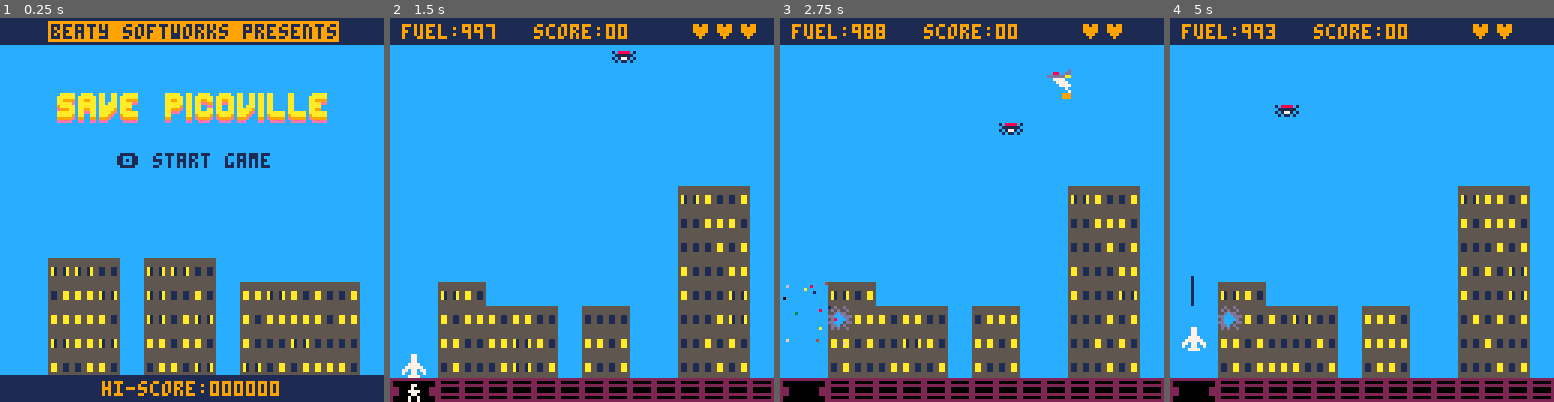
Above: before the commit, frames 1-4 (left to right).
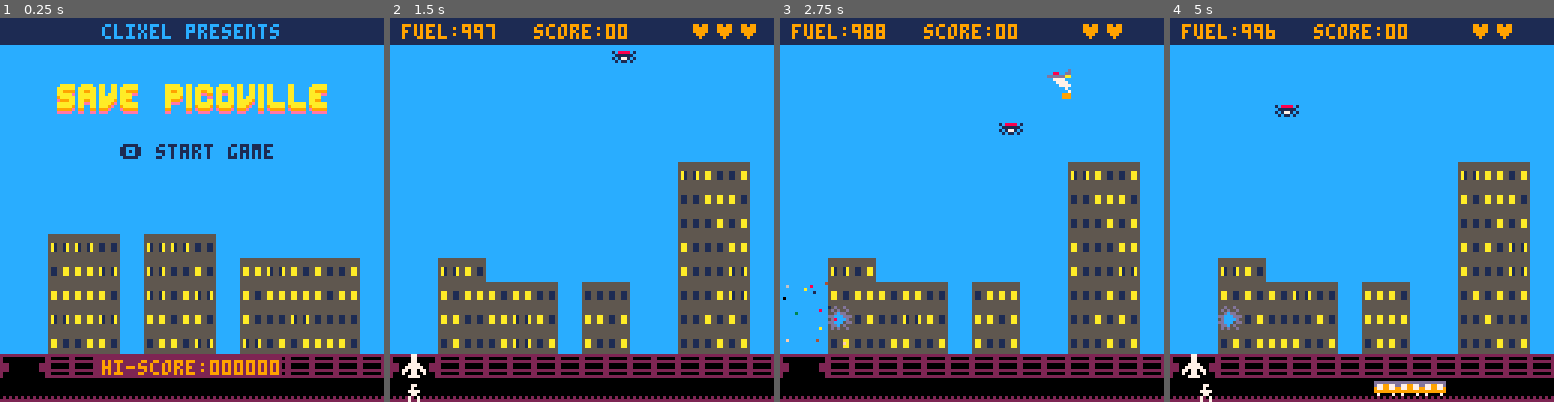
Above: after the commit, the same moments.

Repository: natebeaty/savepicoville
Game: PICO-8 cartridge savepicoville.p8
The game is run twice, just before and just after one commit, with the same random seed, the same clock (stepped at 60 frames per second) and the same inputs.
Inputs:
- Up to frame 1 (0.25 s): no input
- Up to frame 2 (1.5 s): tap X (X key) at 0.33, 1.07 s; tap O (Z key) at 0.7 s
- Up to frame 3 (2.75 s): hold Right 1.6-2.1 s; tap O (Z key) at 1.7, 2.1, 2.5 s; tap X (X key) at 1.85 s; hold Up 2.15-2.42 s; hold Right from 2.47 s (still down)
- Up to frame 4 (5 s): tap O (Z key) every 0.4 s from 2.9 to 4.9 s; tap X (X key) at 2.97, 4.08 s; release Right at 3.03 s; hold Left 3.08-3.58 s; hold Down 3.63-3.97 s; hold Right 4.02-4.68 s; hold Up from 4.73 s (still down)

The runs differ from the first frame. In frame 1, 26% of the frame differs, in the area x 0-100%, y 0-100%; in frame 2, 15%; in frame 3, 15%; in frame 4, 15%.

Commit message:
add train and extra subway row to walk in, adjust items to move one row up from bottom

Diff:
--- a/buildings.lua
+++ b/buildings.lua
@@ -8,7 +8,7 @@
       for h=1,buildings[i].height do
         for w=1,buildings[i].width do
           local mx=buildings[i].x+w
-          local my=14-buildings[i].height+h
+          local my=13-buildings[i].height+h
           local map_sprite=mget(mx,my)
           if (chk==1 or rnd()>0.98) and fget(map_sprite,1) and not fget(map_sprite,2) then
             mset(mx,my,flr(rnd(5))+1)
@@ -23,8 +23,8 @@
 function make_buildings()
   rumblingrows={}
   -- reset all building tiles to sky
-  for x=0,16 do
-    for y=0,14 do
+  for x=2,16 do
+    for y=0,13 do
       mset(x,y,8)
     end
   end
@@ -44,7 +44,7 @@
     lastx=lastx+building.width+(flr(rnd(3)))
     for n=1,building.height do
       for x=1,building.width do
-        mset(building.x+x,15-n,flr(rnd(5))+1)
+        mset(building.x+x,14-n,flr(rnd(5))+1)
       end
     end
     peopleleft+=building.height*building.width
@@ -107,7 +107,7 @@
     for i=1,building.height do
       rowbusted=true
       for j=1,building.width do
-        local map_sprite=mget(building.x+j,14-building.height+i)
+        local map_sprite=mget(building.x+j,13-building.height+i)
         -- any undamaged pieces? row is not busted
         if not fget(map_sprite,2) then
           rowbusted=false
@@ -132,14 +132,14 @@
   end
   obj.draw=function(this)
     local sprite=24
-    if (this.t>this.delay+10) then
-      if this.t%3<2 then sprite=28 else sprite=29 end
-    elseif (this.t>this.delay+5) then
+    if (this.t>this.delay+6) then
       if this.t%3<2 then sprite=26 else sprite=27 end
+    elseif (this.t>this.delay+3) then
+      if this.t%3<2 then sprite=24 else sprite=25 end
     else
-      if this.t%3<2 then sprite=24 else sprite=25 end
+      if this.t%3<2 then sprite=22 else sprite=23 end
     end
-    -- screen_shake(0.005)
+    -- screen_shake(0.05)
     pset(this.x+rnd(10)-1,this.y+rnd(10)-1,1)
     pset(this.x+rnd(10)-1,this.y+rnd(10)-1,10)
     spr(sprite,this.x,this.y)
@@ -155,9 +155,9 @@
         sfx(11)
         for j=1,obj.building.width do
           local mx=obj.building.x+j
-          local my=14-obj.building.height+i
+          local my=13-obj.building.height+i
           mset(mx,my,8)
-          add(rumblingrows,new_rumblingrow(mx*8,my*8,i*10))
+          add(rumblingrows,new_rumblingrow(mx*8,my*8,i*6))
         end
         -- any undamaged brick left?
         peopleleft-=obj.building.width
@@ -166,7 +166,7 @@
       obj.building.height-=obj.rowbusted
     end
     -- you killed picoville!
-    if (peopleleft<=0) game_over()
+    if (peopleleft<=0 and mode=="game") game_over()
     buildingcrash={}
   end
 end
--- a/enemies.lua
+++ b/enemies.lua
@@ -53,7 +53,7 @@
       this.x += this.dx
       this.y += this.dy
       -- spawn gremlin egg?
-      check_gremlin_spawn(max(0,flr(level/1.5)),this.x,this.y)
+      check_gremlin_spawn(max(01,flr(level/1.5)),this.x,this.y)
     else
       this.chomp-=1
       if this.chomp==0 then
@@ -90,7 +90,7 @@
 
 -- construct new gremlin
 function new_gremlin(x,y)
-  local obj={x=x,y=y,dx=0,dy=1,sprite=54,t=0,mode="egg",chomp=0,chompcoords={}}
+  local obj={x=x,y=y,dx=0,dy=1,sprite=34,t=0,mode="egg",chomp=0,chompcoords={}}
   obj.box={x1=1,y1=1,x2=7,y2=7}
 
   obj.update=function(this)
@@ -105,7 +105,7 @@
     if this.mode=="egg" then
       if t%6<3 then this.flipx=true else this.flipx=false end
     elseif this.mode=="gremlin" then
-      if t%6<3 then this.sprite=55 else this.sprite=56 end
+      if t%6<3 then this.sprite=53 else this.sprite=54 end
     end
 
     --herky jerk
@@ -116,7 +116,7 @@
         this.dy = (rnd(2)-1)*(enemyspeed*enemyspeed*49/10000+1)*0.25
       end
       -- bounce from edges
-      if (this.y<114 or this.y>124) then
+      if (this.y<107 or this.y>124) then
         this.dy=-this.dy*0.5
       end
       if (this.x<12 or this.x>128) then
@@ -138,7 +138,7 @@
     end
 
     -- turn into gremlin?
-    if this.mode=="egg" and this.y>115 then
+    if this.mode=="egg" and this.y>107 then
       this.mode="gremlin"
       this.dy=0
     end
--- a/main.lua
+++ b/main.lua
@@ -13,6 +13,18 @@
   string=""..string
   if (#string==length) return string
   return "0"..pad(string,length-1)
+end
+
+function centertxt(str,y,clr,bg)
+  if (bg) rectfill(64-(#str*2)-1,y-1,64+(#str*2)-1,y+5,bg)
+  print(str,64-#str*2,y,clr)
+end
+
+function getmapsprite(x,y)
+  local mx=flr(x/8)
+  local my=flr(y/8)
+  local map_sprite=mget(mx,my)
+  return map_sprite
 end
 
 -- check if object offstage
@@ -48,6 +60,7 @@
   bullets={}
   enemies={}
   gremlins={}
+  trains={}
   supply={}
   balloon={}
   bonuscheck={x=0,y=15}
@@ -94,7 +107,7 @@
   mode="bonus"
   -- set min/max starting points for bonuscheck
   for building in all(buildings) do
-    bonuscheck.y = min(bonuscheck.y,15-building.height)
+    bonuscheck.y = min(bonuscheck.y,14-building.height)
     bonuscheck.x = max(bonuscheck.x,building.x+building.width)
   end
 end
@@ -111,8 +124,9 @@
 
 function restart()
   t=0
+  balloons={}
+  enemieskilled=0
   p.score=0
-  p.enemieskilled=0
   p.life="♥♥♥"
   mode="title"
   make_buildings()
@@ -127,7 +141,8 @@
 
     building_blink(4)
     check_enemy_spawn(5)
-    for grp in all({enemies,gremlins,rumblingrows}) do
+    check_train_spawn()
+    for grp in all({enemies,gremlins,rumblingrows,trains}) do
       for obj in all(grp) do
         obj.update(obj)
       end
@@ -139,7 +154,7 @@
 
   elseif mode=="bonus" then
 
-    for grp in all({explosions,rumblingrows}) do
+    for grp in all({explosions,rumblingrows,trains}) do
       for obj in all(grp) do
         obj.update(obj)
       end
@@ -165,7 +180,7 @@
       p.score+=1
       bonuslastbrick={x=bonuscheck.x,y=bonuscheck.y}
       sfx(12)
-      mset(bonuscheck.x,bonuscheck.y,map_sprite+48) --white flash
+      mset(bonuscheck.x,bonuscheck.y,map_sprite+47) --white flash
       bonuscheck.x-=1
       if bonuscheck.x<0 then
         bonuscheck.y+=1
@@ -188,7 +203,8 @@
     building_blink(3)
     check_enemy_spawn(level+1)
     check_supply_spawn()
-    for grp in all({bullets,enemies,gremlins,supply,balloon,explosions,rumblingrows}) do
+    check_train_spawn()
+    for grp in all({bullets,enemies,gremlins,supply,balloon,explosions,rumblingrows,trains}) do
       for obj in all(grp) do
         obj.update(obj)
       end
@@ -197,7 +213,7 @@
   elseif mode=="game over" then
 
     building_blink(1)
-    for grp in all({enemies,gremlins,supply,balloon,explosions,rumblingrows}) do
+    for grp in all({enemies,gremlins,supply,balloon,explosions,rumblingrows,trains}) do
       for obj in all(grp) do
         obj.update(obj)
       end
@@ -220,35 +236,32 @@
 
   if mode=="title" then
 
-    for grp in all({enemies,gremlins,rumblingrows}) do
+    for grp in all({enemies,gremlins,rumblingrows,trains}) do
       for obj in all(grp) do
         obj.draw(obj)
       end
     end
     rectfill(0,0,128,8,1)
-    rectfill(16,1,112,7,9)
-    print("beaty softworks presents",17,2,1)
+    -- rectfill(33,1,93,7,9)
+    centertxt("clixel presents",2,12)
     if (t%6==0) then
       local foo=deli(clrt,1)
       add(clrt,foo)
     end
     pal(13,clrt[1])
-    spr(64,19,27,12,1)
+    spr(64,19,24,12,1)
     pal(13,clrt[2])
-    spr(64,19,26,12,1)
+    spr(64,19,23,12,1)
     pal(13,10)
-    spr(64,19,25,12,1)
+    spr(64,19,22,12,1)
     pal(13,13)
-    -- print("save picoville!",37,31,1)
-    -- print("save picoville!",37,30,9)
-    -- print("save picoville!",37,29,7)
-    print("🅾️ start game",39,45,1)
-    rectfill(0,119,128,128,1)
-    print("hi-score:"..pad(hiscore.."0",6),34,121,9)
+    centertxt("🅾️ start game",42,1)
+    -- rectfill(0,119,128,128,1)
+    centertxt("hi-score:"..pad(hiscore.."0",6),114,9,2)
 
   elseif mode=="game" then
 
-    for grp in all({bullets,enemies,gremlins,supply,balloon,explosions,rumblingrows}) do
+    for grp in all({bullets,enemies,gremlins,supply,balloon,explosions,rumblingrows,trains}) do
       for obj in all(grp) do
         obj.draw(obj)
       end
@@ -258,28 +271,27 @@
 
   elseif mode=="bonus" then
 
-    for grp in all({explosions,rumblingrows}) do
+    for grp in all({explosions,rumblingrows,trains}) do
       for obj in all(grp) do
         obj.draw(obj)
       end
     end
     status_bar()
-    print("level "..level.." complete",32,31,1)
+    print("level "..level.." complete",32,28,1)
     if bonuscheck.y<16 and t%30<15 then
-      print("bonus points",40,45,1)
+      print("bonus points",40,42,1)
     end
 
   elseif mode=="game over" then
 
-    for grp in all({enemies,gremlins,supply,balloon,explosions}) do
+    for grp in all({enemies,gremlins,supply,balloon,explosions,rumblingrows,trains}) do
       for obj in all(grp) do
         obj.draw(obj)
       end
     end
     rectfill(0,0,128,8,1)
-    local scoretxt = "score:"..p.score.."0"
-    print(scoretxt,64-#scoretxt*2,2,9)
-    print("game  over",44,31,1)
-    print("🅾️ restart",44,45,1)
-  end
-end
+    centertxt("score:"..p.score.."0",2,9)
+    centertxt("game  over",28,1)
+    centertxt("🅾️ restart",42,1)
+  end
+end
--- a/savepicoville.p8
+++ b/savepicoville.p8
@@ -181,7 +181,7 @@
 
 
 __gff__
-0002020202020606000100000000000002020000000000010000000000000000000000000001010100000000000000000003030303000000000000000000000000000000000000000000000000000000000000000000000000000000000000000000000000000000000000000000000000000000000000000000000000000000
+0002020202020606000108080800000002020000000000010000000000000000000000000001010100000000000000000003030303000004000000000000000000000000000000000000000000000000000000000000000000000000000000000000000000000000000000000000000000000000000000000000000000000000
 0000000000000000000000000000000000000000000000000000000000000000000000000000000000000000000000000000000000000000000000000000000000000000000000000000000000000000000000000000000000000000000000000000000000000000000000000000000000000000000000000000000000000000
 __map__
 0808080808080808080808080808080800000000000000000000000000000000000000000000000000000000000000000000000000000000000000000000000000000000000000000000000000000000000000000000000000000000000000000000000000000000000000000000000000000000000000000000000000000000
@@ -198,23 +198,22 @@
 0808080808080808080808080808080800000000000000000000000000000000000000000000000000000000000000000000000000000000000000000000000000000000000000000000000000000000000000000000000000000000000000000000000000000000000000000000000000000000000000000000000000000000
 0808080808080808080808080808080800000000000000000000000000000000000000000000000000000000000000000000000000000000000000000000000000000000000000000000000000000000000000000000000000000000000000000000000000000000000000000000000000000000000000000000000000000000
 0808080808080808080808080808080800000000000000000000000000000000000000000000000000000000000000000000000000000000000000000000000000000000000000000000000000000000000000000000000000000000000000000000000000000000000000000000000000000000000000000000000000000000
-0808080808080808080808080808080800000000000000000000000000000000000000000000000000000000000000000000000000000000000000000000000000000000000000000000000000000000000000000000000000000000000000000000000000000000000000000000000000000000000000000000000000000000
-0b0c090909090909090909090909090900000000000000000000000000000000000000000000000000000000000000000000000000000000000000000000000000000000000000000000000000000000000000000000000000000000000000000000000000000000000000000000000000000000000000000000000000000000
-0909090909090909090909090909090900000000000000000000000000000000000000000000000000000000000000000000000000000000000000000000000000000000000000000000000000000000000000000000000000000000000000000000000000000000000000000000000000000000000000000000000000000000
-…(17 lines of a section not shown)…
+0a0b090909090909090909090909090900000000000000000000000000000000000000000000000000000000000000000000000000000000000000000000000000000000000000000000000000000000000000000000000000000000000000000000000000000000000000000000000000000000000000000000000000000000
+0c0c0c0c0c0c0c0c0c0c0c0c0c0c0c0c00000000000000000000000000000000000000000000000000000000000000000000000000000000000000000000000000000000000000000000000000000000000000000000000000000000000000000000000000000000000000000000000000000000000000000000000000000000
+…(17 lines of a section not shown)…
--- a/supply.lua
+++ b/supply.lua
@@ -4,16 +4,18 @@
 function check_supply_spawn()
   if (#supply<1 and #balloon<1 and t%3==0 and rnd()>0.99) add(supply,new_supply())
 end
+function check_train_spawn()
+  if (#trains<1 and t%3==0 and rnd()>0.9) add(trains,new_train())
+end
 function check_balloon_spawn(obj)
   if (not obj.has_deployed and rnd()>0.97) add(balloon,new_balloon(obj))
 end
 
----------------
 -- new balloon!
 function new_balloon(supply)
   supply.has_deployed=true
-  local obj = {x=supply.x,y=supply.y,dx=supply.dx,dy=1,sprite=37,t=0}
-  obj.box = {x1=0,y1=3,x2=8,y2=8}
+  local obj={x=supply.x,y=supply.y,dx=supply.dx,dy=1,sprite=37,t=0}
+  obj.box={x1=0,y1=3,x2=8,y2=8}
   sfx(09)
 
   obj.update=function(this)
@@ -39,8 +41,8 @@
     if obj.t < 20 then
       if t%4<2 then this.sprite=37 else this.sprite=38 end
     else
-      this.dx = 0
-      this.dy = 0.5
+      this.dx=0
+      this.dy=0.5
       if t%4<2 then this.sprite=39 else this.sprite=40 end
     end
 
@@ -73,18 +75,17 @@
   return obj
 end
 
----------------
 -- new supply!
 function new_supply()
-  local obj = {x=0,y=15,dx=1,dy=0,sprite=35,flipx=false,t=0,has_deployed=false}
+  local obj={x=0,y=15,dx=1,dy=0,sprite=35,flipx=false,t=0,has_deployed=false}
   -- which side of screen to spawn from?
-  if rnd(1)>0.5 then
+  if rnd(1)>0.35 then
     obj.x=128
     obj.dx=-1
   end
-  obj.box = {x1=0,y1=2,x2=9,y2=9}
+  obj.box={x1=0,y1=2,x2=9,y2=9}
 
-  obj.update = function(this)
+  obj.update=function(this)
     this.t+=1
     -- hitting player?
     if (p.dying==0 and coll(this,p)) then
@@ -110,22 +111,22 @@
     this.y += this.dy
 
     -- flip sprite based on direction
-    this.flipx = this.dx>0
+    this.flipx=this.dx>0
 
     -- emit balloon?
     -- check position across screen
-    if this.dx<1 then screen_pos=this.x/128 else screen_pos = (128-this.x)/128 end
+    if this.dx<1 then screen_pos=this.x/128 else screen_pos=(128-this.x)/128 end
     if (screen_pos>0.2 and screen_pos<0.8) check_balloon_spawn(this)
 
     -- offscreen?
     if (is_offstage(this,10)) del(supply,this)
   end
 
-  obj.draw = function(this)
+  obj.draw=function(this)
     spr(this.sprite,this.x,this.y,1,1,this.flipx)
   end
 
-  obj.die = function(this)
+  obj.die=function(this)
     sfx(02)
     new_explosion(this.x,this.y)
     del(supply,this)
@@ -134,3 +135,44 @@
   --return the supply
   return obj
 end
+
+-- new train!
+function new_train()
+  local obj={x=-24,y=119,dx=1,dy=0,sprite=55,t=0,express=false}
+  -- which side of screen to spawn from?
+  if rnd()>0.3 then
+    obj.x=130
+    obj.dx=-1
+  end
+  if (rnd()>0.8) obj.express=true
+  obj.box={x1=0,y1=2,x2=15,y2=8}
+
+  obj.update=function(this)
+    this.t+=1
+    -- hitting player?
+    if (p.dying==0 and coll(this,p)) then
+      p.die()
+    end
+
+    --move it!
+    if this.express then this.x+=this.dx*2 else this.x+=this.dx end
+    this.y += this.dy
+
+    -- offscreen?
+    if (is_offstage(this,40)) del(trains,this)
+  end
+
+  obj.draw=function(this)
+    -- draw train cars
+    local offset=-8
+    if (this.dx<0) offset=8
+    -- make red if express
+    if (this.express) pal(9,8)
+    spr(this.sprite,this.x,this.y)
+    spr(this.sprite,this.x+offset,this.y,1,1,true)
+    spr(this.sprite,this.x+offset*2,this.y,1,1,true)
+    if (this.express) pal(9,9)
+  end
+
+  return obj
+end
Not shown, changed: 28 lines of the sprite sheet (__gfx__) section of savepicoville.p8
Not shown, changed: the thumbnail (__label__) section of savepicoville.p8
Not shown, changed: spritesheet.png
